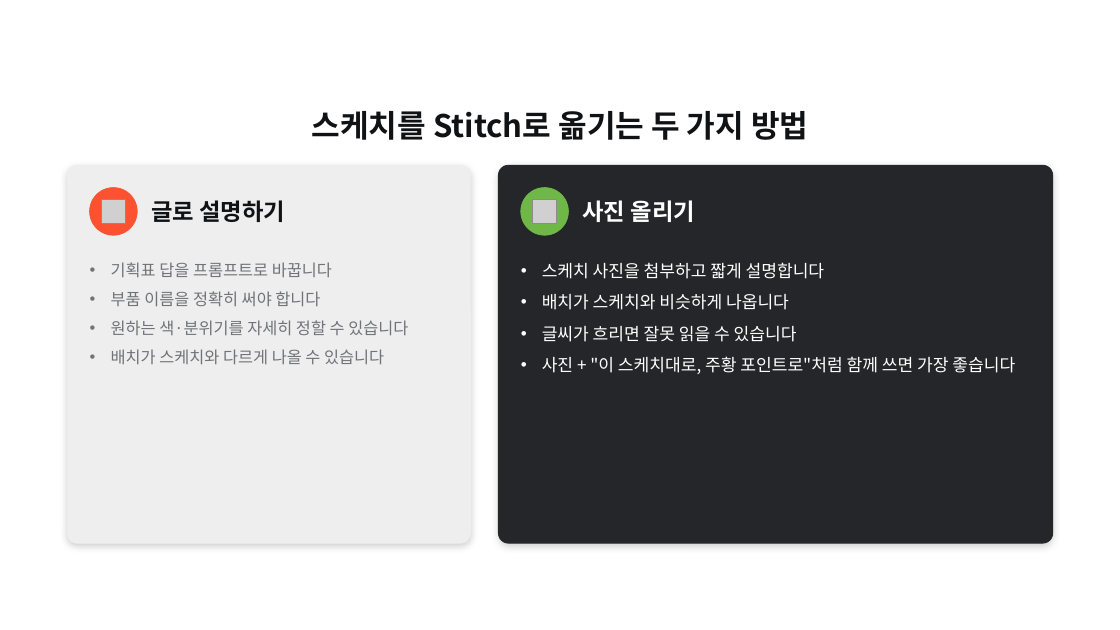
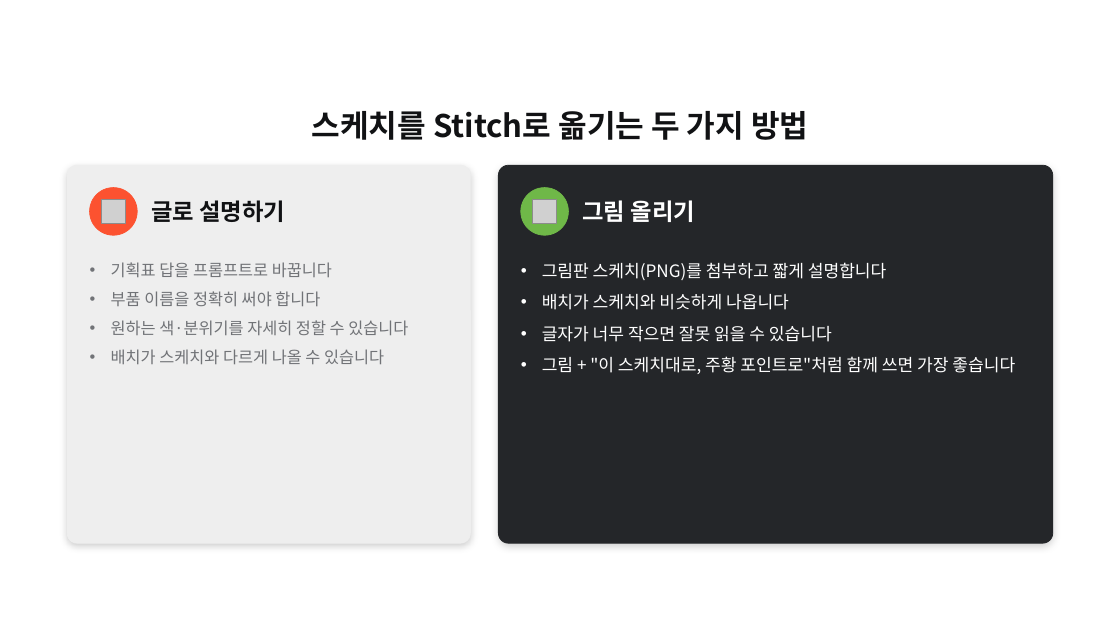
Before and after one commit to pa3757/KPX_knewdeal, a slide deck: slide 27 of instructor/2일차_바이브코딩_Stitch.pptx. Drawn at 1120x630 pixels with LibreOffice and Linux fonts; fonts in the diff are those of the drawing; grey boxes stand for pictures; background and template pictures are left out. Boxes give left, top, right and bottom in pixels: in the first picture for what was removed or moved away, otherwise in the second. Text is boxed around its words. In the diff, an @@ line names an element or a change of style, - is before the commit and + after.

```diff
--- a/instructor/2일차_바이브코딩_Stitch.pptx
+++ b/instructor/2일차_바이브코딩_Stitch.pptx
@@ text at (582, 200, 695, 222): text changed @@
-사진 올리기
+그림 올리기
@@ text at (542, 262, 887, 280): text changed @@
-• 스케치 사진을 첨부하고 짧게 설명합니다
+• 그림판 스케치(PNG)를 첨부하고 짧게 설명합니다
@@ text at (542, 326, 1015, 374): text changed @@
-• 글씨가 흐리면 잘못 읽을 수 있습니다
-• 사진 + "이 스케치대로, 주황 포인트로"처럼 함께 쓰면 가장 좋습니다
+• 글자가 너무 작으면 잘못 읽을 수 있습니다
+• 그림 + "이 스케치대로, 주황 포인트로"처럼 함께 쓰면 가장 좋습니다
```
Also in this commit, not shown: 5 other slides changed, 17 other files.
